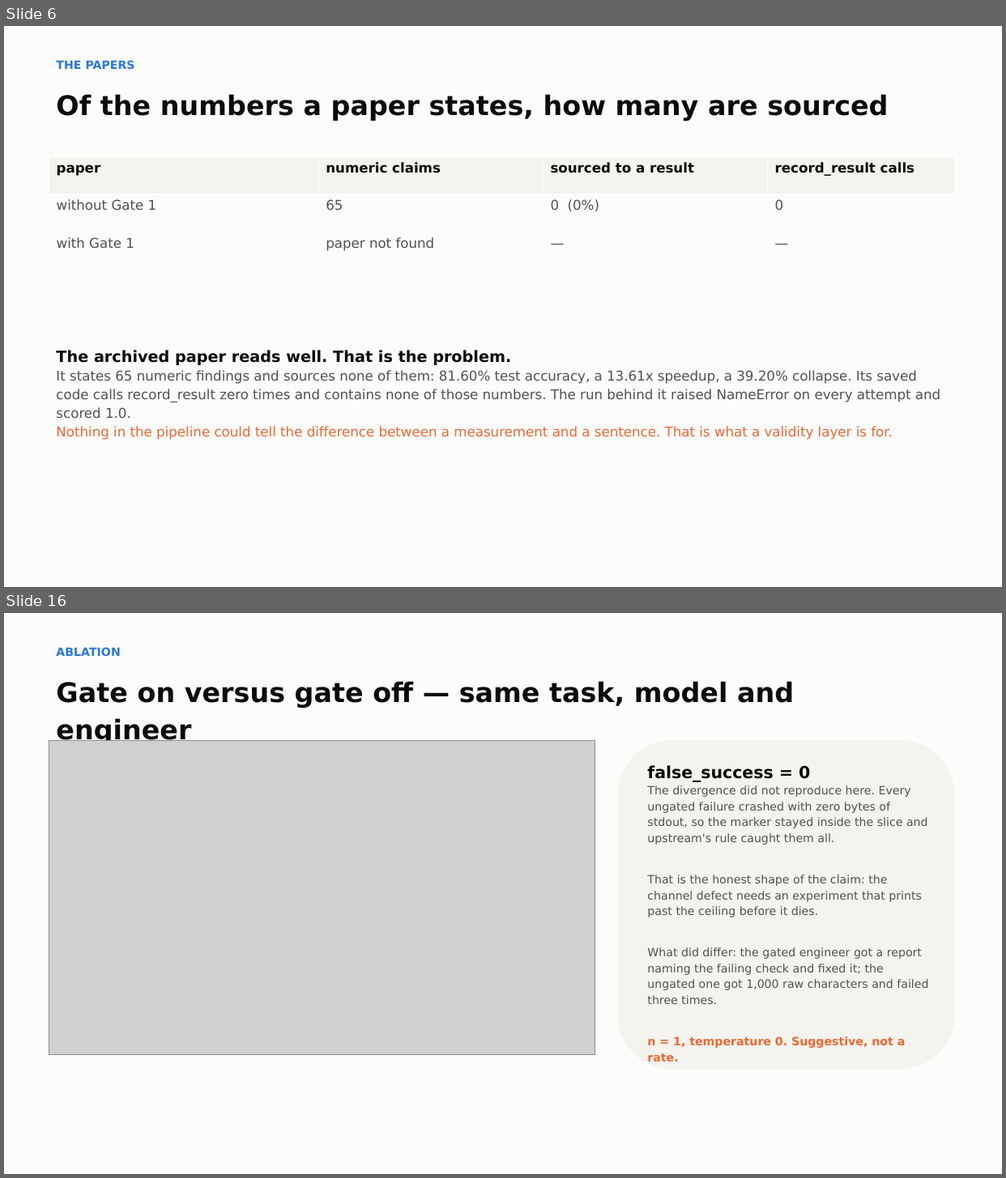
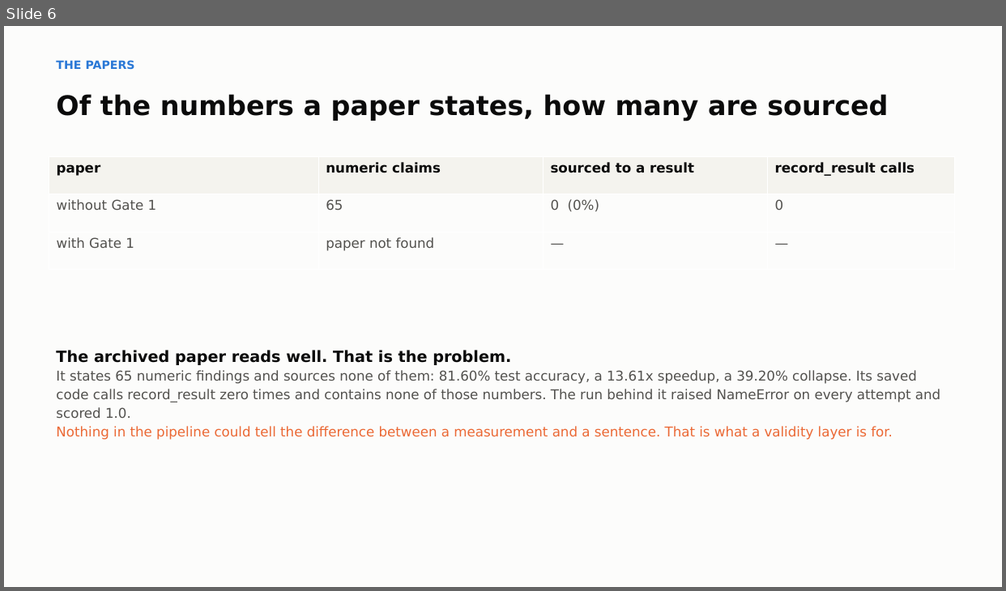
Before and after one commit to bananatruck/gates, a slide deck: reports/GATE1_DECK.pptx. Shown one above the other, each under a label of ours: slides 6 and 16 before the commit, slide 6 after it; the slides between them are not shown. The pictures are 1006x1178 and 1006x591 pixels, drawn with LibreOffice and Linux fonts; fonts in the diff are those of the drawing; grey boxes stand for pictures. Boxes give left, top, right and bottom in pixels: in the first picture for what was removed or moved away, otherwise in the second. Text is boxed around its words. In the diff, an @@ line names an element or a change of style, - is before the commit and + after.

```diff
--- a/reports/GATE1_DECK.pptx
+++ b/reports/GATE1_DECK.pptx
@@ slide 16 removed at [4, 613, 1002, 1174], background #FCFCFB @@
@@ text removed at [56, 647, 120, 656] @@
-ABLATION
@@ text removed at [56, 681, 794, 708] @@
-Gate on versus gate off — same task, model and engineer
@@ picture removed at [49, 740, 595, 1054] @@
@@ rounded rectangle removed at [618, 740, 955, 1070] @@
@@ text removed at [647, 765, 928, 1062] @@
-false_success = 0
-The divergence did not reproduce here. Every ungated failure crashed with zero bytes of stdout, so the marker stayed inside the slice and upstream's rule caught them all.
-That is the honest shape of the claim: the channel defect needs an experiment that prints past the ceiling before it dies.
-What did differ: the gated engineer got a report naming the failing check and fixed it; the ungated one got 1,000 raw characters and failed three times.
-n = 1, temperature 0. Suggestive, not a rate.
```
Also in this commit, not shown: 5 slides changed, 3 slides added, 12 other slides removed, 6 other files.
